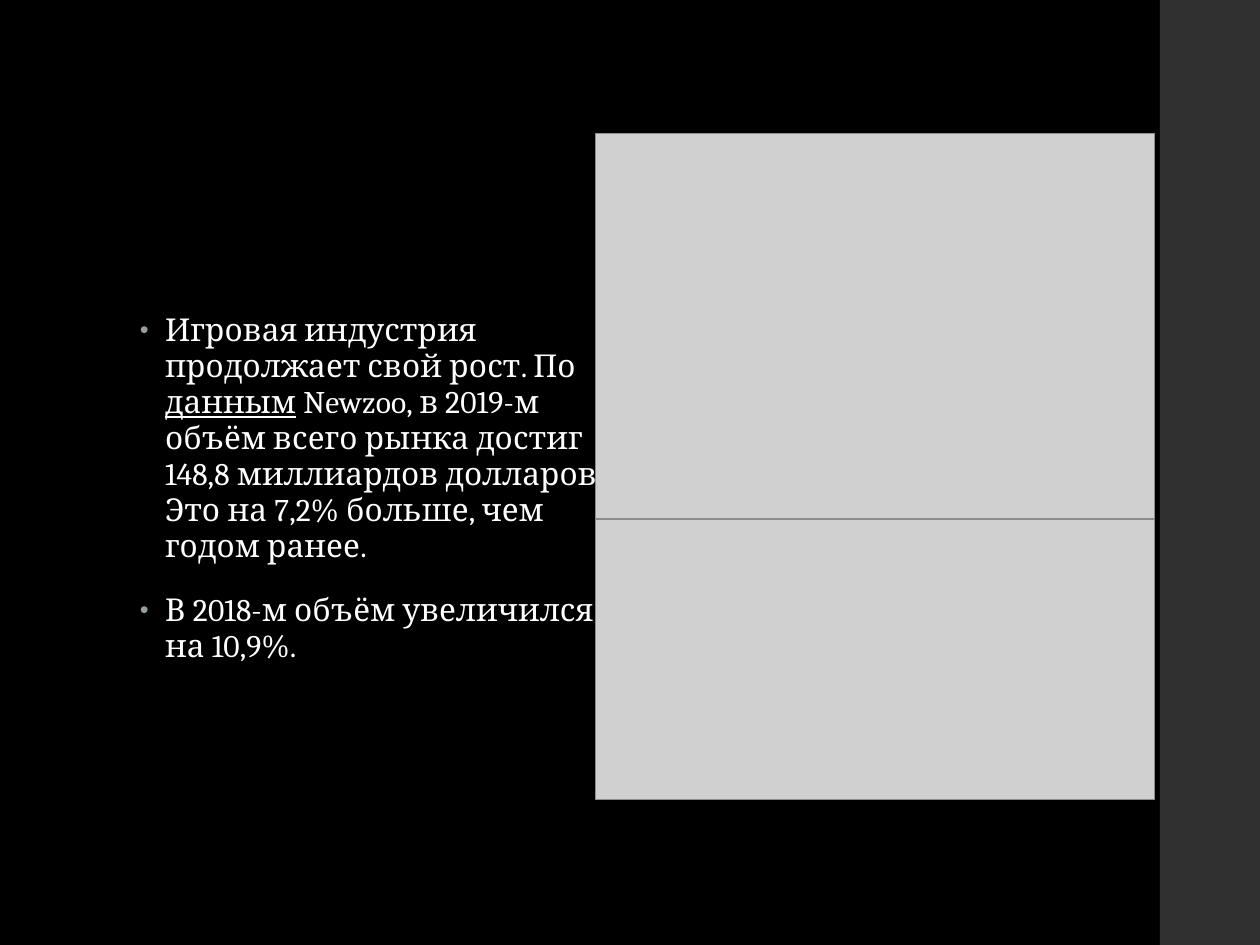
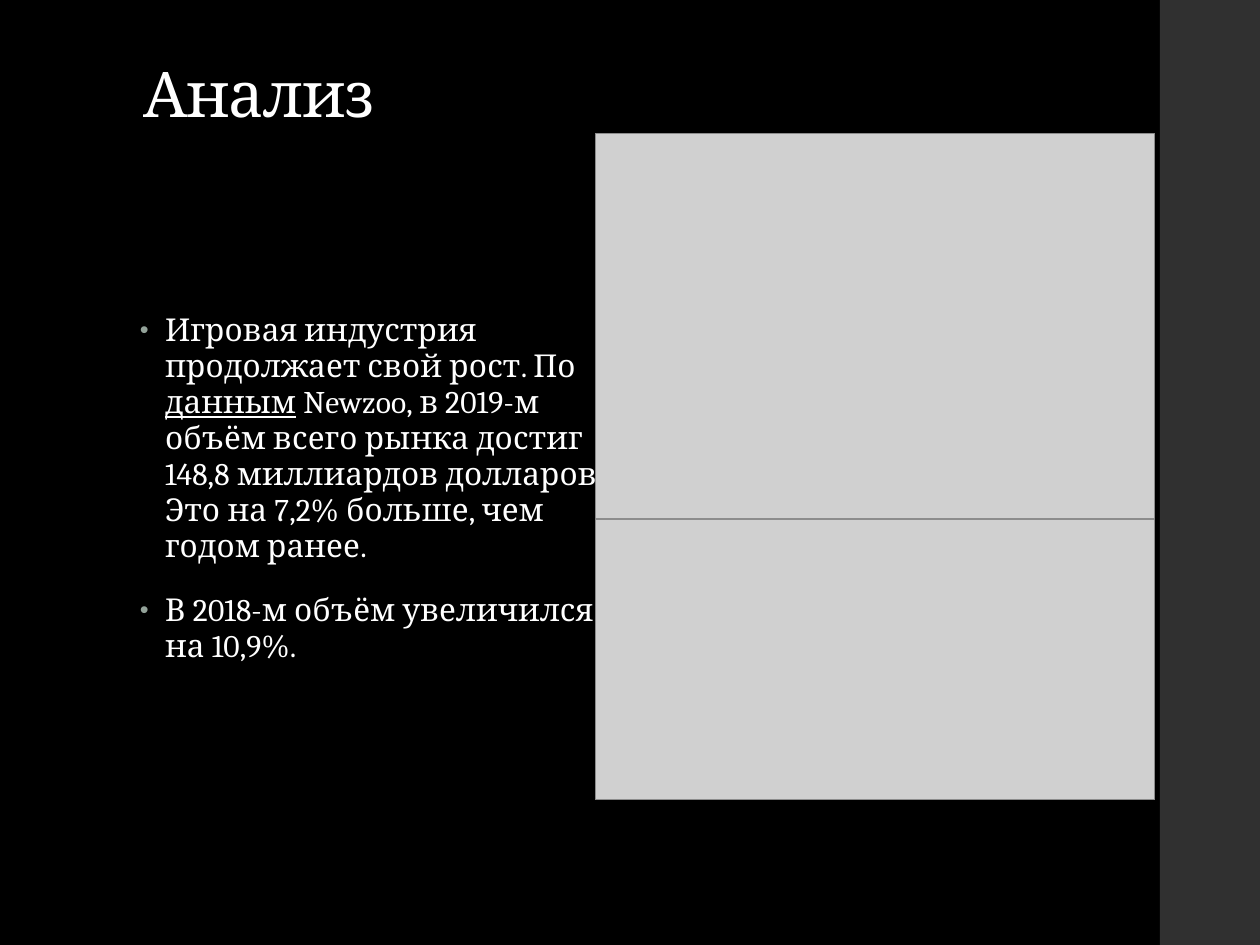
Before and after one commit to Kexfff/SchoolProjectGame, a slide deck: slide 4 of Presentation 4.3.pptx. Drawn at 1260x945 pixels with LibreOffice and Linux fonts; fonts in the diff are those of the drawing; grey boxes stand for pictures. Boxes give left, top, right and bottom in pixels: in the first picture for what was removed or moved away, otherwise in the second. Text is boxed around its words. In the diff, an @@ line names an element or a change of style, - is before the commit and + after.

```diff
--- a/Presentation 4.3.pptx
+++ b/Presentation 4.3.pptx
@@ title added at (143,72,374,118), 36 pt, text #FFFFFF @@
+Анализ
```
Also in this commit, not shown: 2 other slides changed.
